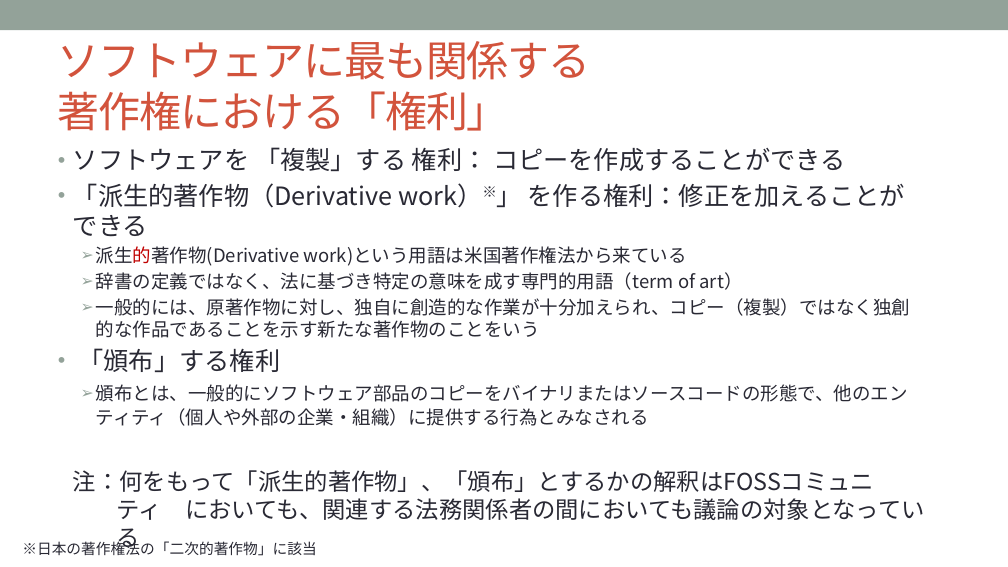
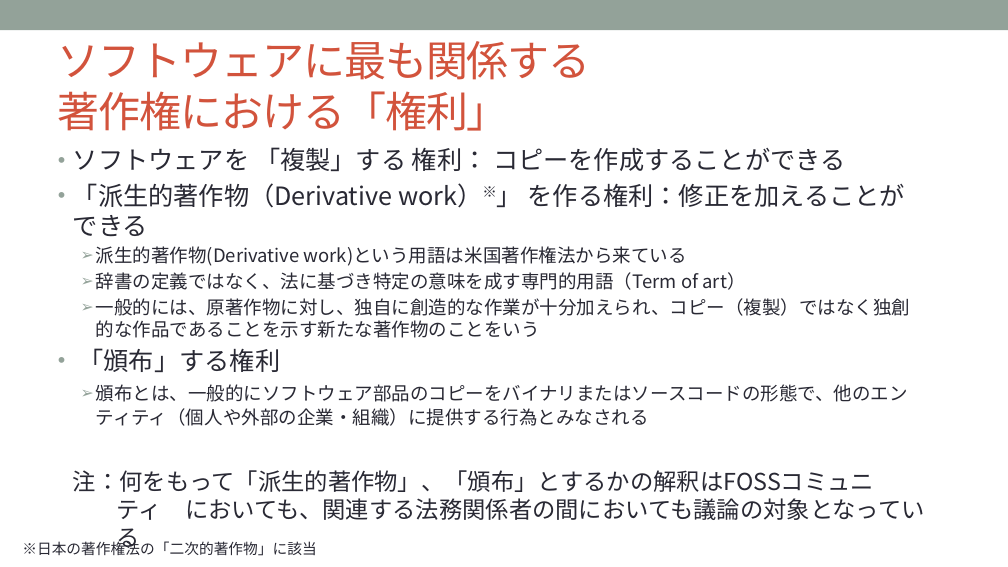
Before and after one commit to OpenChain-Project/Curriculum-Translation-JP, a slide deck: slide 9 of RELEASE/openchain-curriculum-for-1-1_JP.pptx. Drawn at 1008x567 pixels with LibreOffice and Linux fonts; fonts in the diff are those of the drawing; background and template pictures are left out. Boxes give left, top, right and bottom in pixels: in the first picture for what was removed or moved away, otherwise in the second. Text is boxed around its words. In the diff, an @@ line names an element or a change of style, - is before the commit and + after.

```diff
--- a/RELEASE/openchain-curriculum-for-1-1_JP.pptx
+++ b/RELEASE/openchain-curriculum-for-1-1_JP.pptx
@@ text at <box>96,246,687,266</box>: text colour #C00000 to #292934 in "派生的著作物(Derivative" @@
@@ text at <box>96,272,746,290</box>: text changed @@
-  ➢ 辞書の定義ではなく、法に基づき特定の意味を成す専門的用語（term of art）
+  ➢ 辞書の定義ではなく、法に基づき特定の意味を成す専門的用語（Term of art）
```
Also in this commit, not shown: 12 other slides changed.
